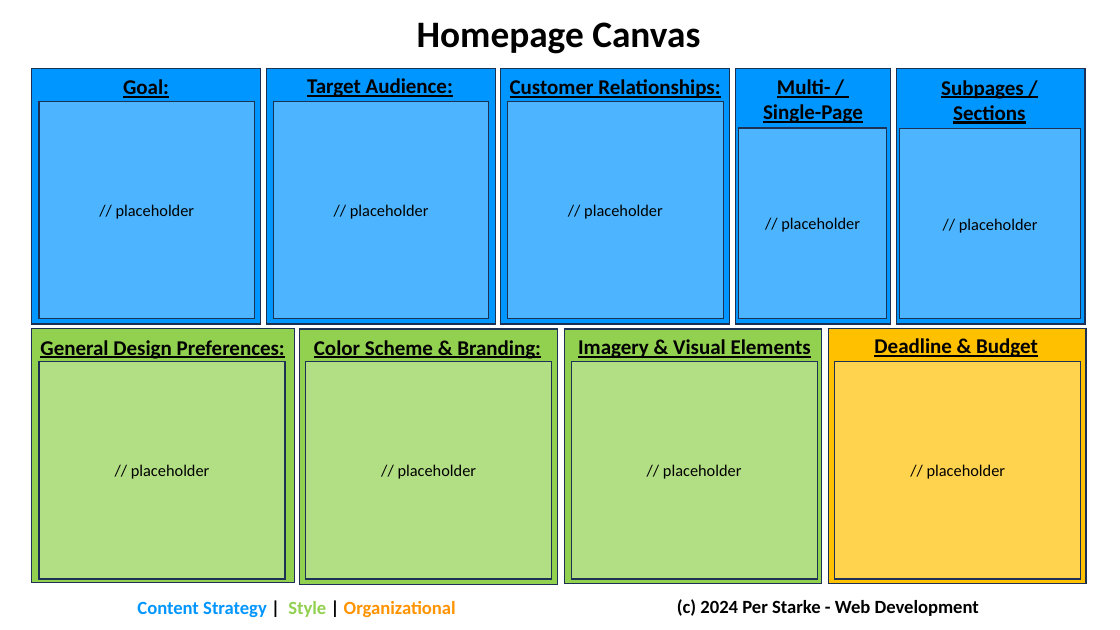
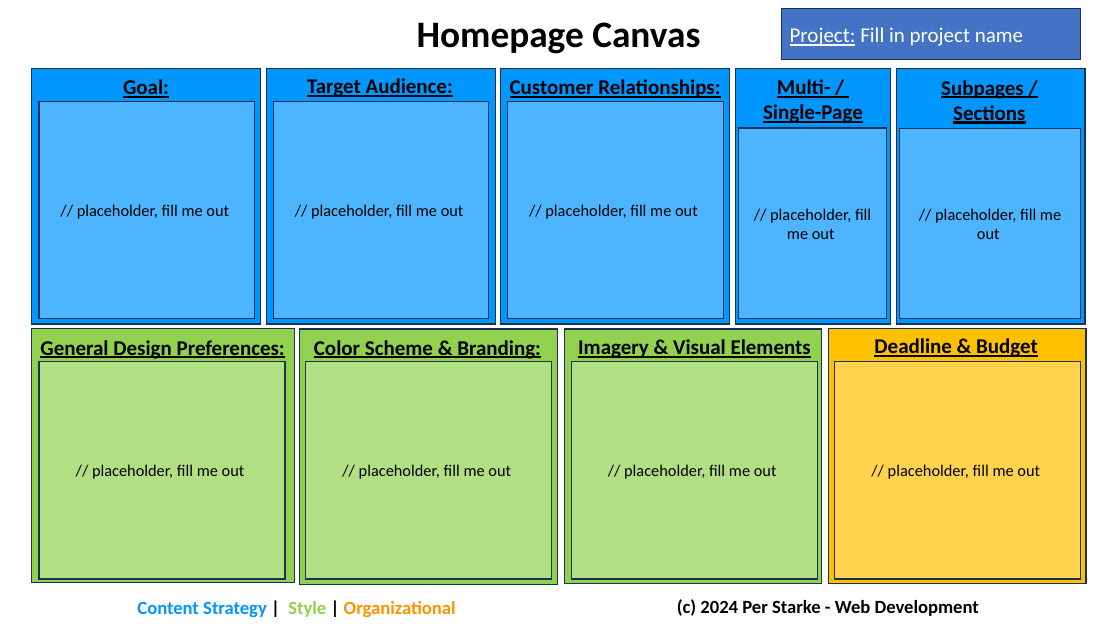
Before and after one commit to perstarke-webdev/perstarke-webdev.de-site, a slide deck: slide 1 of downloads/canvas/homepage-canvas.pptx. Drawn at 1120x630 pixels with LibreOffice and Linux fonts; fonts in the diff are those of the drawing. Boxes give left, top, right and bottom in pixels: in the first picture for what was removed or moved away, otherwise in the second. Text is boxed around its words. In the diff, an @@ line names an element or a change of style, - is before the commit and + after.

```diff
--- a/downloads/canvas/homepage-canvas.pptx
+++ b/downloads/canvas/homepage-canvas.pptx
@@ rectangle added at (x1=781, y1=8, x2=1081, y2=60), fill #4472C4, outline #1E3256 1 pt, 18 pt, text #FFFFFF @@
+Project: Fill in project name
@@ text in rectangle at (x1=77, y1=204, x2=229, y2=219): text changed @@
-// placeholder
+// placeholder, fill me out
@@ text in rectangle at (x1=311, y1=204, x2=464, y2=219): text changed @@
-// placeholder
+// placeholder, fill me out
@@ text in rectangle at (x1=545, y1=204, x2=698, y2=219): text changed @@
-// placeholder
+// placeholder, fill me out
@@ text in rectangle at (x1=770, y1=208, x2=871, y2=239): text changed @@
-// placeholder
+// placeholder, fill me out
@@ text in rectangle at (x1=935, y1=208, x2=1061, y2=239): text changed @@
-// placeholder
+// placeholder, fill me out
@@ text in rectangle at (x1=92, y1=464, x2=245, y2=479): text changed @@
-// placeholder
+// placeholder, fill me out
@@ text in rectangle at (x1=359, y1=464, x2=511, y2=479): text changed @@
-// placeholder
+// placeholder, fill me out
@@ text in rectangle at (x1=624, y1=464, x2=777, y2=479): text changed @@
-// placeholder
+// placeholder, fill me out
@@ text in rectangle at (x1=888, y1=464, x2=1040, y2=479): text changed @@
-// placeholder
+// placeholder, fill me out
```
Also in this commit, not shown: 10 other files.
